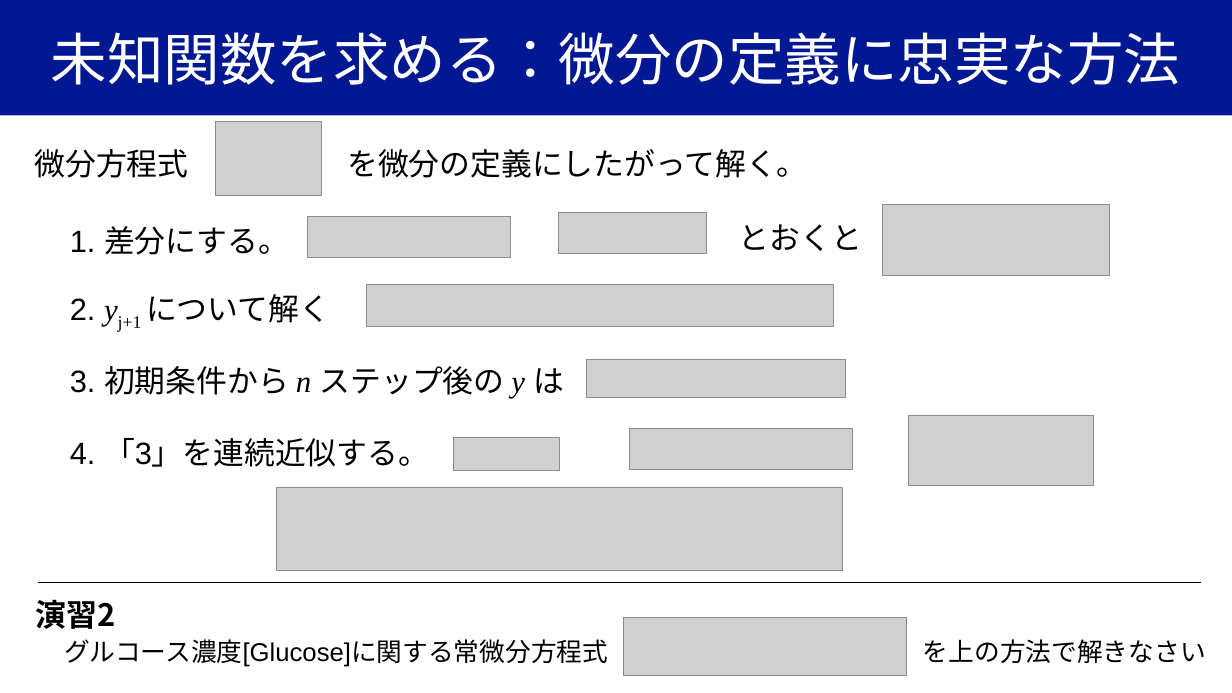
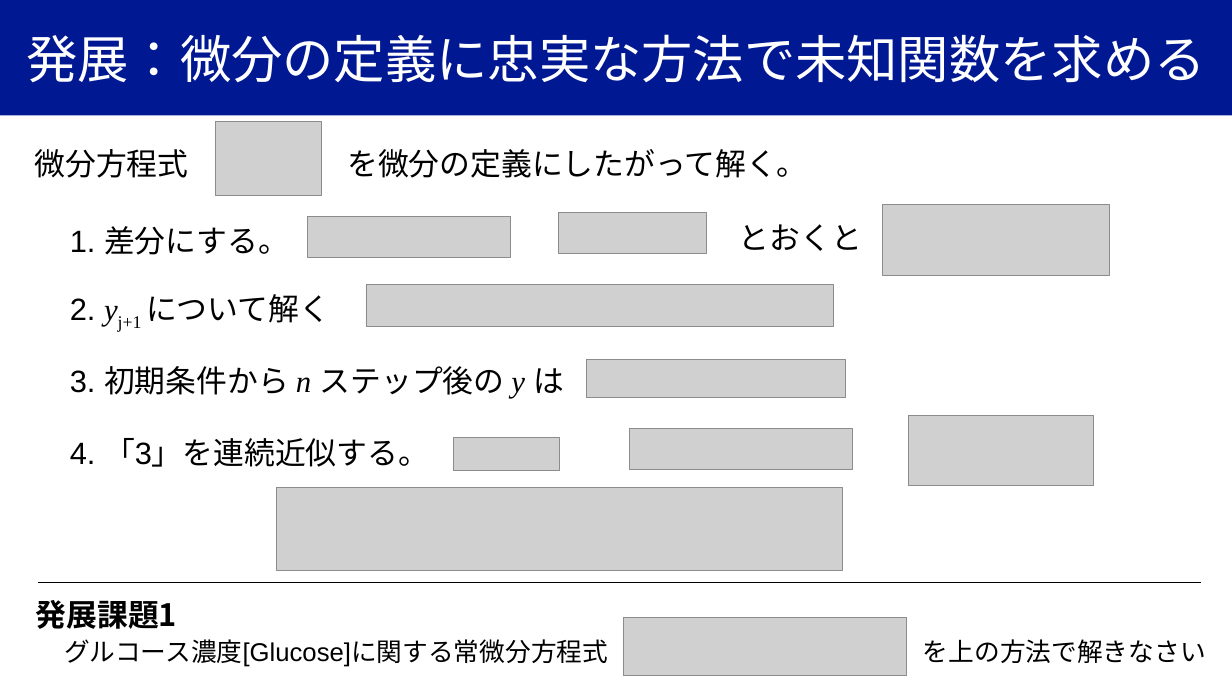
Before and after one commit to YugiLab/Lectures, a slide deck: slide 25 of DS2_2026/Day1/yugi_lecture1_ode.pptx (slide 14 before the commit). Drawn at 1232x693 pixels with LibreOffice and Linux fonts; fonts in the diff are those of the drawing; grey boxes stand for pictures. Boxes give left, top, right and bottom in pixels: in the first picture for what was removed or moved away, otherwise in the second. Text is boxed around its words. In the diff, an @@ line names an element or a change of style, - is before the commit and + after.

Commit message:
advanced assignments
いくつかの演習を発展課題に移動

```diff
--- a/DS2_2026/Day1/yugi_lecture1_ode.pptx
+++ b/DS2_2026/Day1/yugi_lecture1_ode.pptx
@@ title at [26, 34, 1205, 83]: text changed; size 44 to 40 pt @@
-未知関数を求める：微分の定義に忠実な方法
+発展：微分の定義に忠実な方法で未知関数を求める
@@ text at [36, 600, 177, 629]: text changed @@
-演習2
+発展課題1
```
Also in this commit, not shown: 8 other slides changed, 4 slides added, 2 slides removed, 2 other files.
